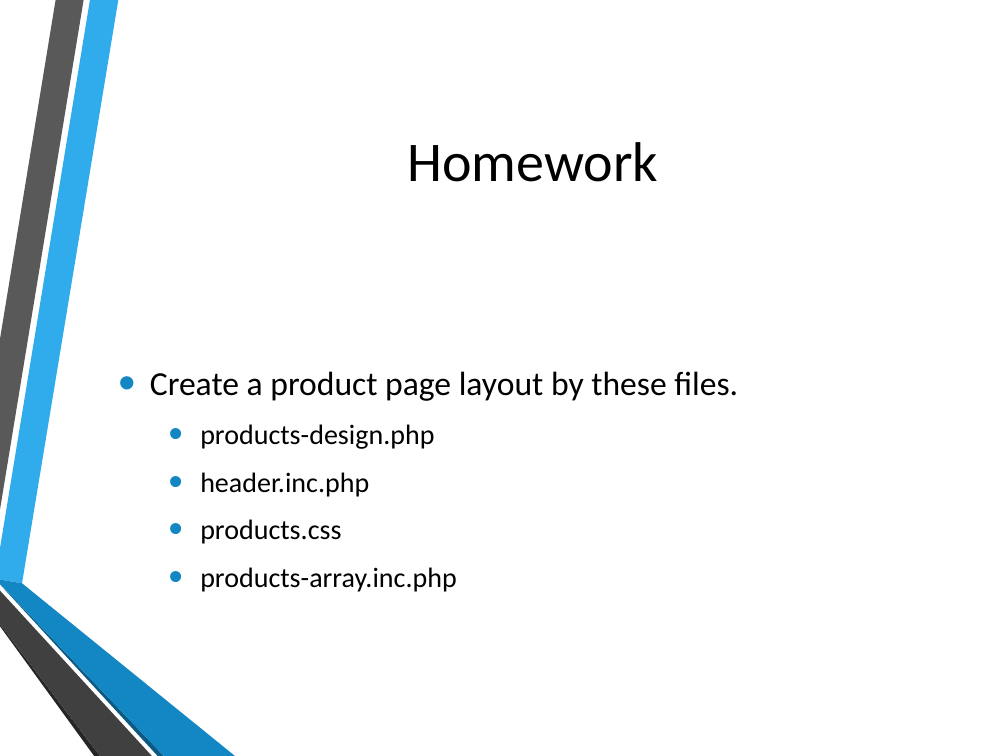
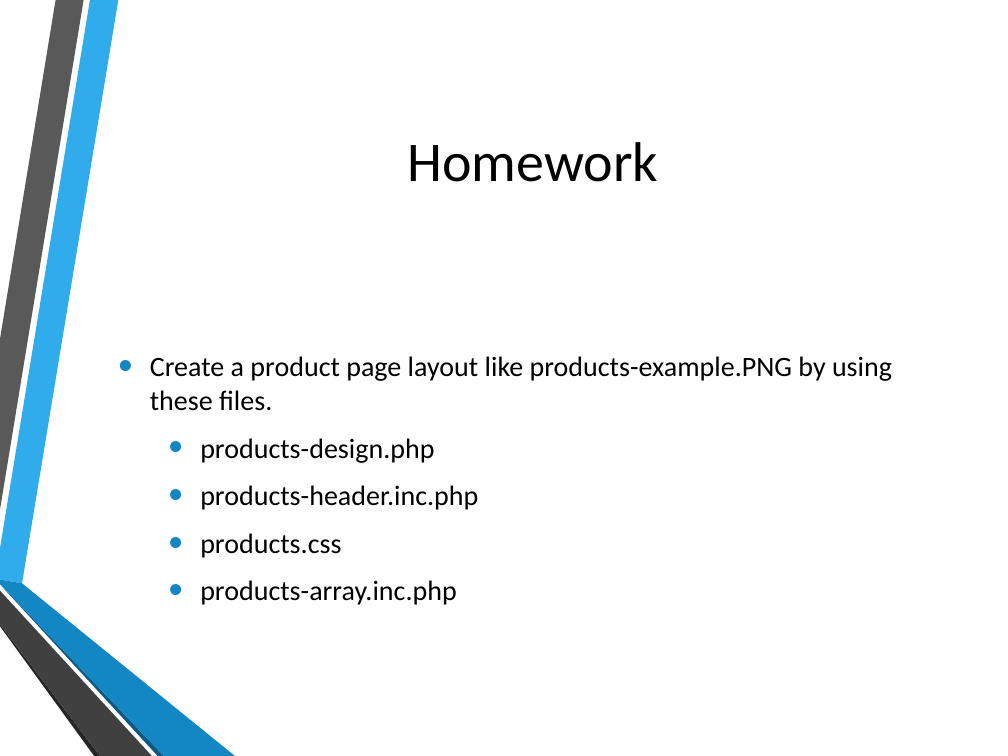
Before and after one commit to hatted/fevaworks-php, a slide deck: slide 25 of php-fw6/lesson6.pptx (slide 22 before the commit). Drawn at 1008x756 pixels with LibreOffice and Linux fonts; fonts in the diff are those of the drawing; background and template pictures are left out. Boxes give left, top, right and bottom in pixels: in the first picture for what was removed or moved away, otherwise in the second. Text is boxed around its words. In the diff, an @@ line names an element or a change of style, - is before the commit and + after.

```diff
--- a/php-fw6/lesson6.pptx
+++ b/php-fw6/lesson6.pptx
@@ text at (150,356,892,411): text changed; size 24 to 20 pt @@
-• Create a product page layout by these files.
+  • Create a product page layout like products-example.PNG by using these files.
@@ text at (200,485,478,510): text changed @@
-  • header.inc.php
+  • products-header.inc.php
```
Also in this commit, not shown: 3 other slides changed, 4 slides added, 1 slide removed, 15 other files.
